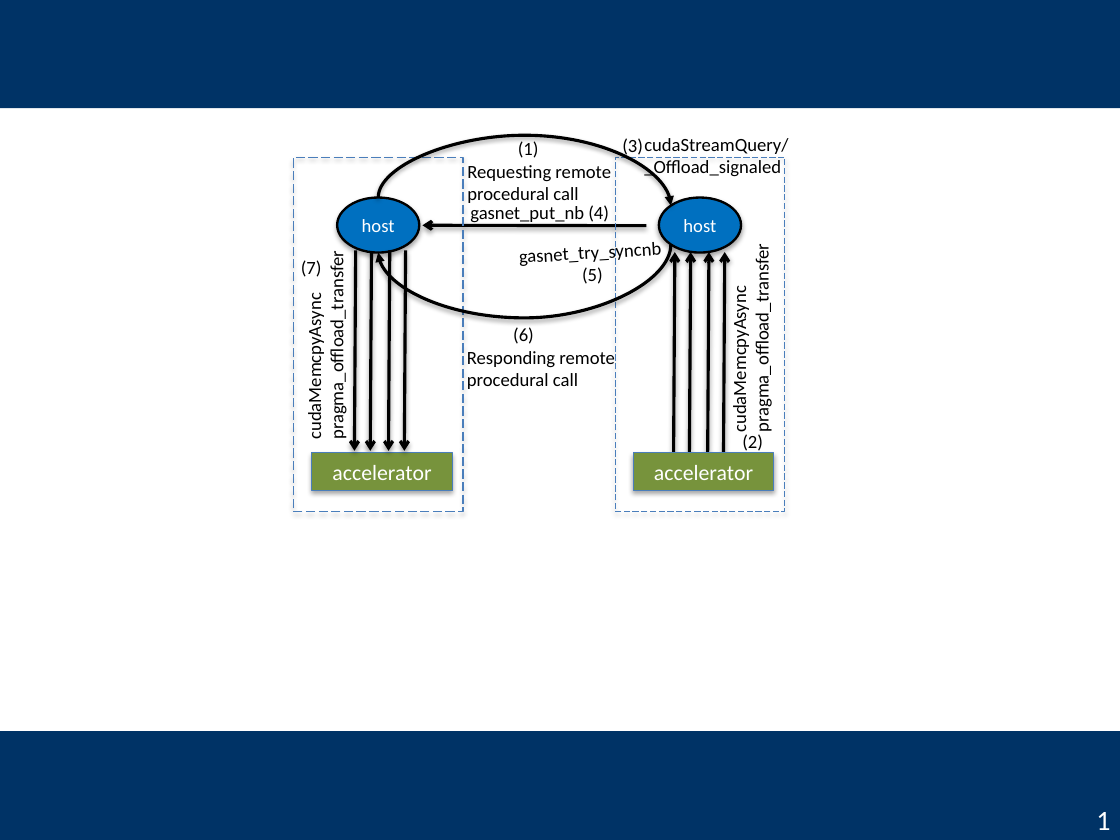
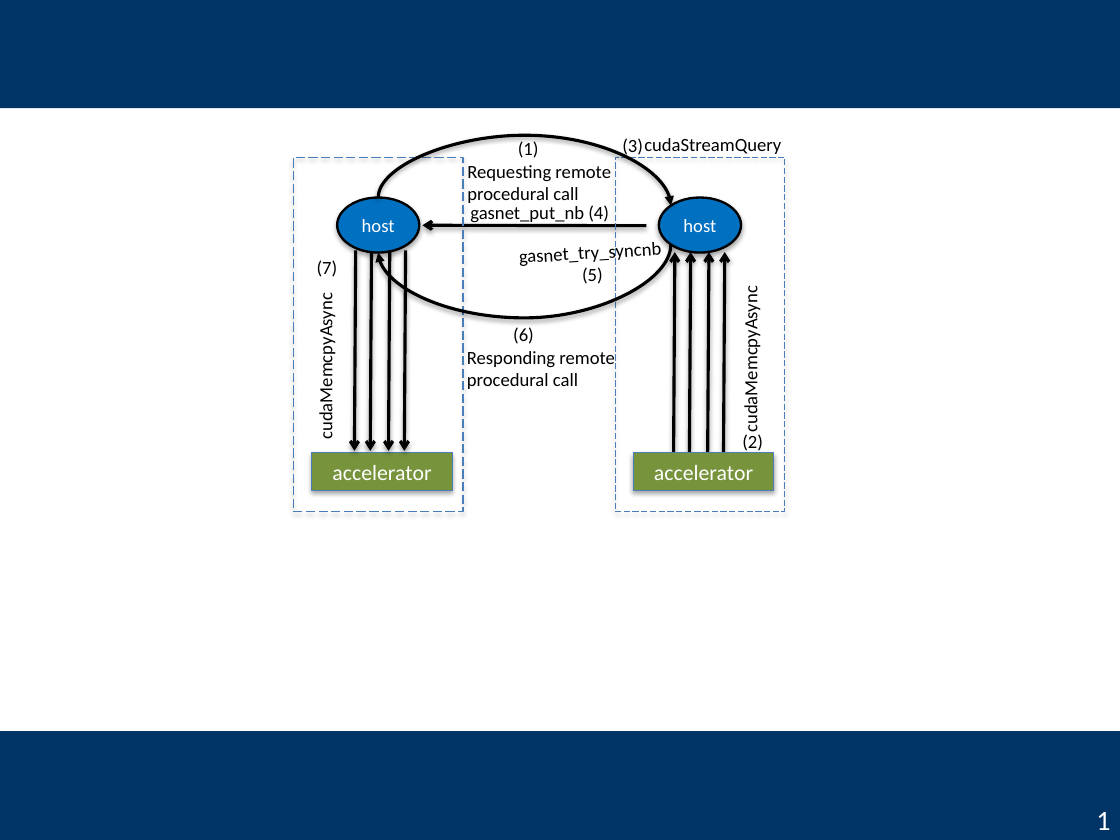
Before and after one commit to nhattannguyen2005/rambutanAcc_sc17, a slide deck: slide 1 of figures/impl1.pptx. Drawn at 1120x840 pixels with LibreOffice and Linux fonts; fonts in the diff are those of the drawing; background and template pictures are left out. Boxes give left, top, right and bottom in pixels: in the first picture for what was removed or moved away, otherwise in the second. Text is boxed around its words. In the diff, an @@ line names an element or a change of style, - is before the commit and + after.

```diff
--- a/figures/impl1.pptx
+++ b/figures/impl1.pptx
@@ text at bbox=[644, 138, 781, 154]: text changed @@
-cudaStreamQuery/
-_Offload_signaled
+cudaStreamQuery
@@ text "cudaMemcpyAsync": place and size @@
-text "cudaMemcpyAsync" at bbox=[303, 269, 349, 436]
+text "cudaMemcpyAsync" at bbox=[315, 307, 338, 436]
@@ text "cudaMemcpyAsync": place and size @@
-text "cudaMemcpyAsync" at bbox=[728, 262, 774, 429]
+text "cudaMemcpyAsync" at bbox=[740, 300, 763, 429]
@@ text "(7)": place and size @@
-text "(7)" at bbox=[301, 260, 322, 277]
+text "(7)" at bbox=[317, 260, 338, 277]
@@ text at bbox=[326, 269, 349, 434]: paragraph removed @@
-pragma_offload_transfer
@@ text at bbox=[751, 262, 774, 427]: paragraph removed @@
-pragma_offload_transfer
```
Also in this commit, not shown: 1 slide added, 12 other files.
